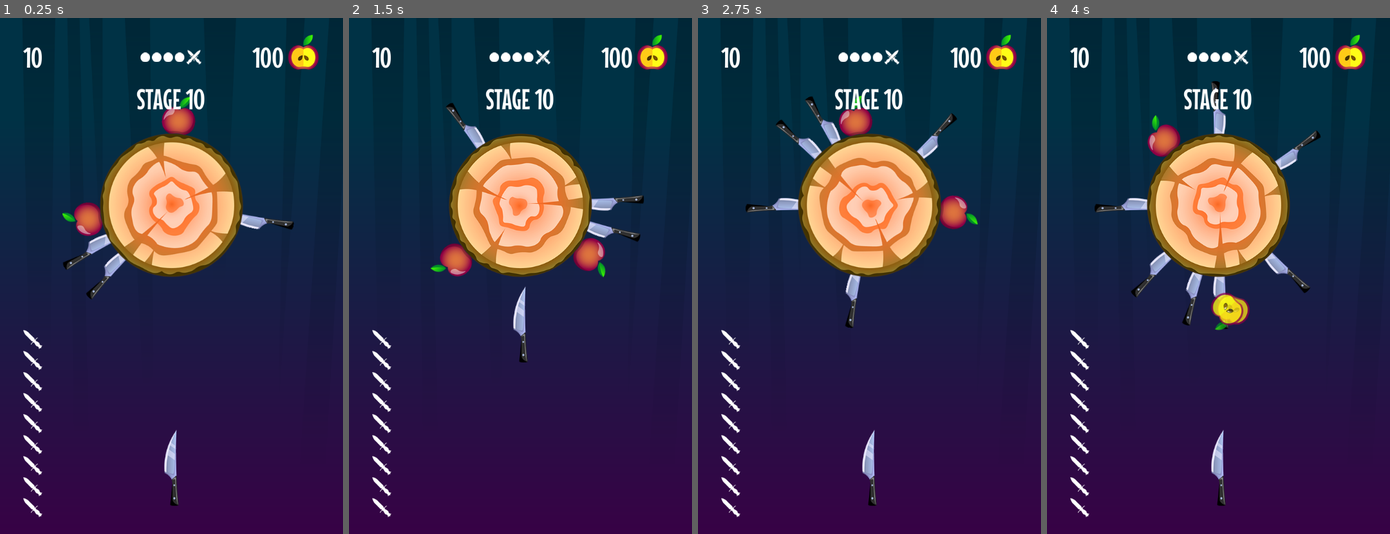
Above: before the commit, frames 1-4 (left to right).
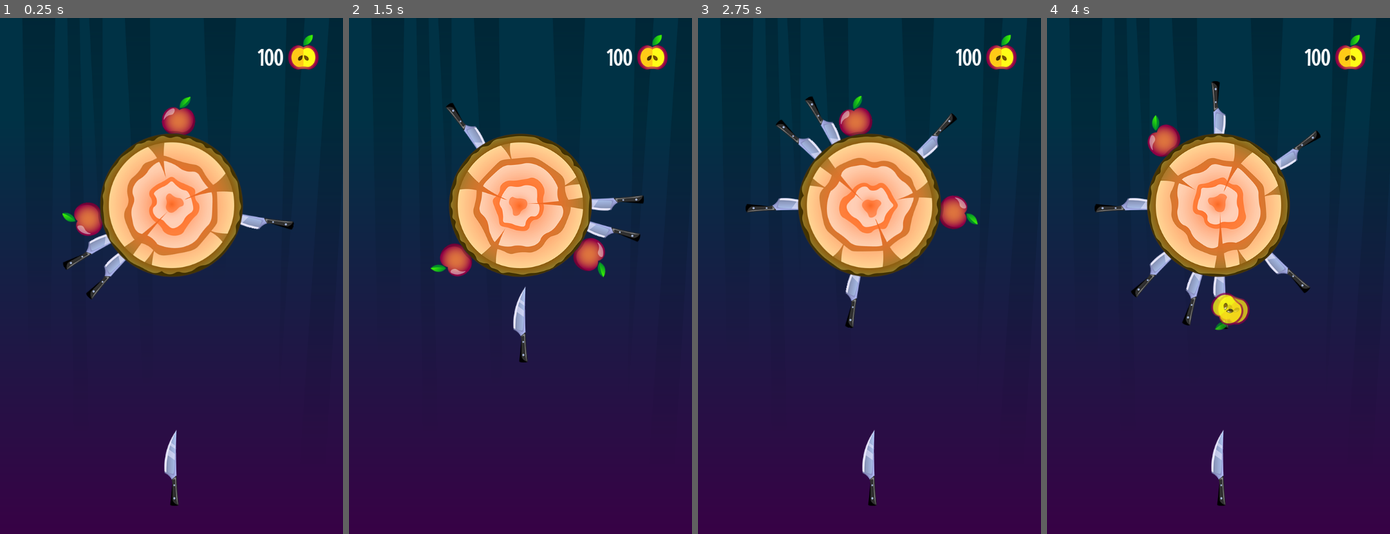
Above: after the commit, the same moments.

Repository: drxwat/godot4-mobile-game-course
Game: Godot game, scene res://scenes/game/game.tscn
The game is run twice, just before and just after one commit, with the same random seed, the same clock (stepped at 60 frames per second) and the same inputs. The project has no main scene, so this scene is started directly.
Inputs (mouse positions are in pixels of both pictures, inside the frame that each line leads up to):
- Up to frame 1 (0.25 s): no input
- Up to frame 2 (1.5 s): move the mouse to (595, 250) at 0.52 s; click (595, 250) at 0.67 s; move the mouse to (451, 301) at 1.27 s; click (451, 301) at 1.42 s
- Up to frame 3 (2.75 s): move the mouse to (903, 162) at 2.02 s; click (903, 162) at 2.17 s
- Up to frame 4 (4 s): move the mouse to (1201, 379) at 2.77 s; click (1201, 379) at 2.92 s; move the mouse to (1321, 353) at 3.52 s; click (1321, 353) at 3.67 s

The runs differ from the first frame. In frame 1, 1.6% of the frame differs, in the area x 6-83%, y 5-97%; in frame 2, 1.6%; in frame 3, 1.6%; in frame 4, 1.6%.

Commit message:
4-4 start screen

Diff:
--- a/elements/ui/hud/hud.tscn
+++ b/elements/ui/hud/hud.tscn
@@ -40,11 +40,13 @@
 layout_mode = 2
 
 [node name="Label" type="Label" parent="MarginContainer/VBoxContainer/HBoxContainer"]
+visible = false
 layout_mode = 2
 size_flags_horizontal = 3
 text = "10"
 
 [node name="HBoxContainer" type="HBoxContainer" parent="MarginContainer/VBoxContainer/HBoxContainer"]
+visible = false
 layout_mode = 2
 size_flags_horizontal = 3
 alignment = 1
@@ -91,6 +93,7 @@
 stretch_mode = 4
 
 [node name="Label" type="Label" parent="MarginContainer/VBoxContainer"]
+visible = false
 layout_mode = 2
 text = "STAGE 10"
 horizontal_alignment = 1
@@ -100,6 +103,7 @@
 size_flags_vertical = 3
 
 [node name="VBoxContainer" type="VBoxContainer" parent="MarginContainer/VBoxContainer/HBoxContainer2"]
+visible = false
 layout_mode = 2
 alignment = 2
 
--- /dev/null
+++ b/scenes/start_screen/start_screen.tscn
@@ -0,0 +1,80 @@
+[gd_scene load_steps=6 format=3 uid="uid://ba2mrqnnbtow7"]
+
+[ext_resource type="PackedScene" uid="uid://b1dtn7e5h5bel" path="res://elements/ui/hud/hud.tscn" id="1_ykucm"]
+[ext_resource type="Texture2D" uid="uid://cso6wdxm7tlg8" path="res://assets/knife1.png" id="2_4kw5p"]
+[ext_resource type="Texture2D" uid="uid://bgprykrgnb87w" path="res://assets/button1.png" id="3_5ympu"]
+[ext_resource type="Texture2D" uid="uid://dl8yjyw3eu6tm" path="res://assets/gift-ico.png" id="4_nmny4"]
+
+[sub_resource type="StyleBoxTexture" id="StyleBoxTexture_2c541"]
+texture = ExtResource("3_5ympu")
+texture_margin_left = 45.7756
+texture_margin_top = 33.1225
+texture_margin_right = 54.7144
+texture_margin_bottom = 36.6123
+
+[node name="StartScreen" type="Control"]
+layout_mode = 3
+anchors_preset = 15
+anchor_right = 1.0
+anchor_bottom = 1.0
+grow_horizontal = 2
+grow_vertical = 2
+
+[node name="HUD" parent="." instance=ExtResource("1_ykucm")]
+
+[node name="MarginContainer" type="MarginContainer" parent="."]
+layout_mode = 1
+anchors_preset = 15
+anchor_right = 1.0
+anchor_bottom = 1.0
+grow_horizontal = 2
+grow_vertical = 2
+theme_override_constants/margin_left = 35
+theme_override_constants/margin_top = 150
+theme_override_constants/margin_right = 35
+theme_override_constants/margin_bottom = 50
+
+[node name="VBoxContainer" type="VBoxContainer" parent="MarginContainer"]
+layout_mode = 2
+
+[node name="Label" type="Label" parent="MarginContainer/VBoxContainer"]
+layout_mode = 2
+size_flags_vertical = 3
+size_flags_stretch_ratio = 2.0
+theme_override_font_sizes/font_size = 150
+text = "MY GAME"
+horizontal_alignment = 1
+vertical_alignment = 1
+
+[node name="CenterContainer" type="CenterContainer" parent="MarginContainer/VBoxContainer"]
+layout_mode = 2
+size_flags_vertical = 3
+
+[node name="TextureRect" type="TextureRect" parent="MarginContainer/VBoxContainer/CenterContainer"]
+layout_mode = 2
+texture = ExtResource("2_4kw5p")
+stretch_mode = 5
+
+[node name="CenterContainer2" type="CenterContainer" parent="MarginContainer/VBoxContainer"]
+layout_mode = 2
+size_flags_vertical = 3
+
+[node name="Button" type="Button" parent="MarginContainer/VBoxContainer/CenterContainer2"]
+custom_minimum_size = Vector2(300, 0)
+layout_mode = 2
+size_flags_horizontal = 4
+theme_override_colors/font_color = Color(0.615686, 0.301961, 0.682353, 1)
+theme_override_colors/font_pressed_color = Color(0.615686, 0.301961, 0.682353, 1)
+theme_override_colors/font_hover_color = Color(0.615686, 0.301961, 0.682353, 1)
+theme_override_colors/font_focus_color = Color(0.615686, 0.301961, 0.682353, 1)
+theme_override_styles/normal = SubResource("StyleBoxTexture_2c541")
+text = "PLAY"
+
+[node name="CenterContainer3" type="CenterContainer" parent="MarginContainer/VBoxContainer"]
+layout_mode = 2
+size_flags_vertical = 3
+
+[node name="TextureButton" type="TextureButton" parent="MarginContainer/VBoxContainer/CenterContainer3"]
+layout_mode = 2
+texture_normal = ExtResource("4_nmny4")
+stretch_mode = 5
Binary file changed: styles/main.theme
